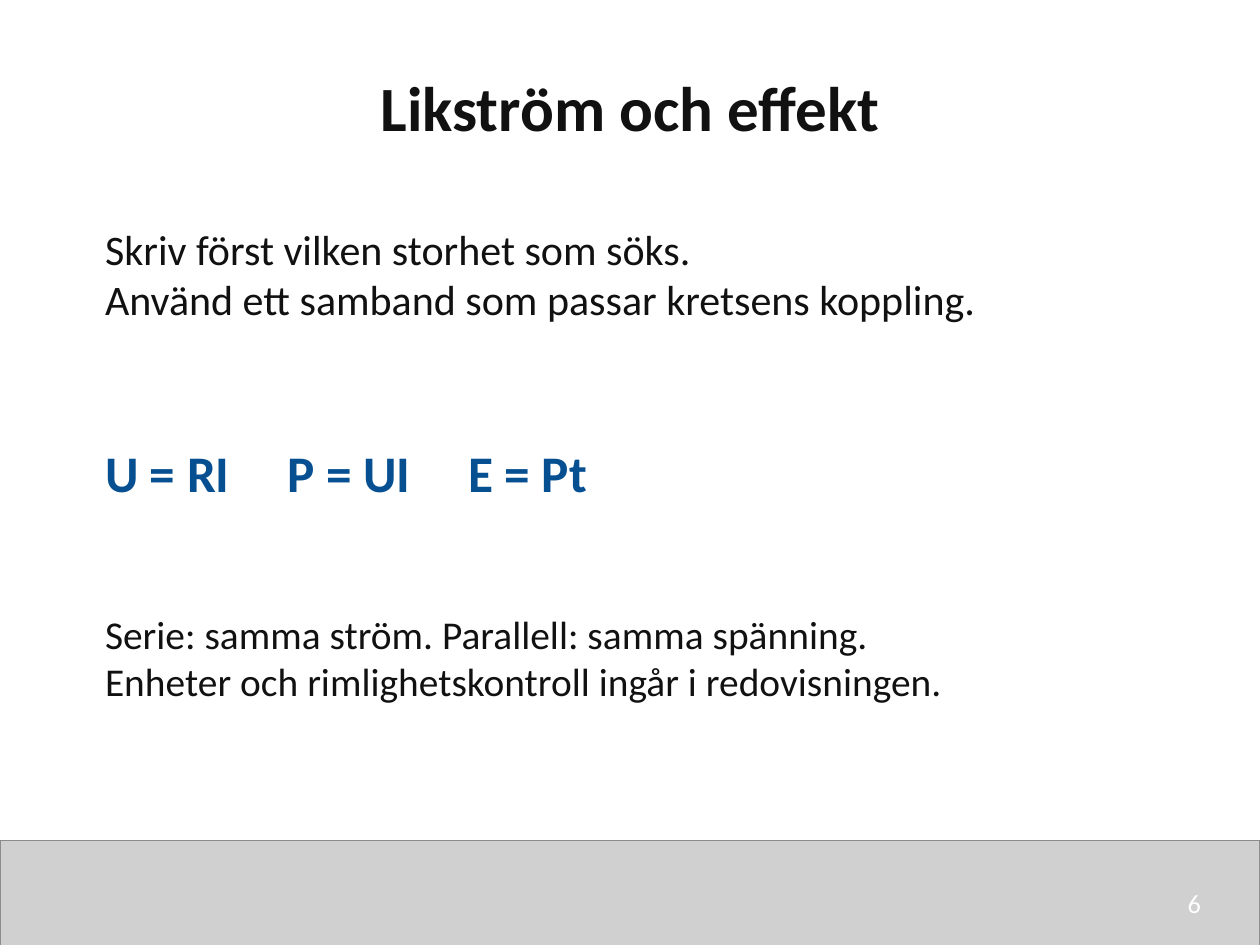
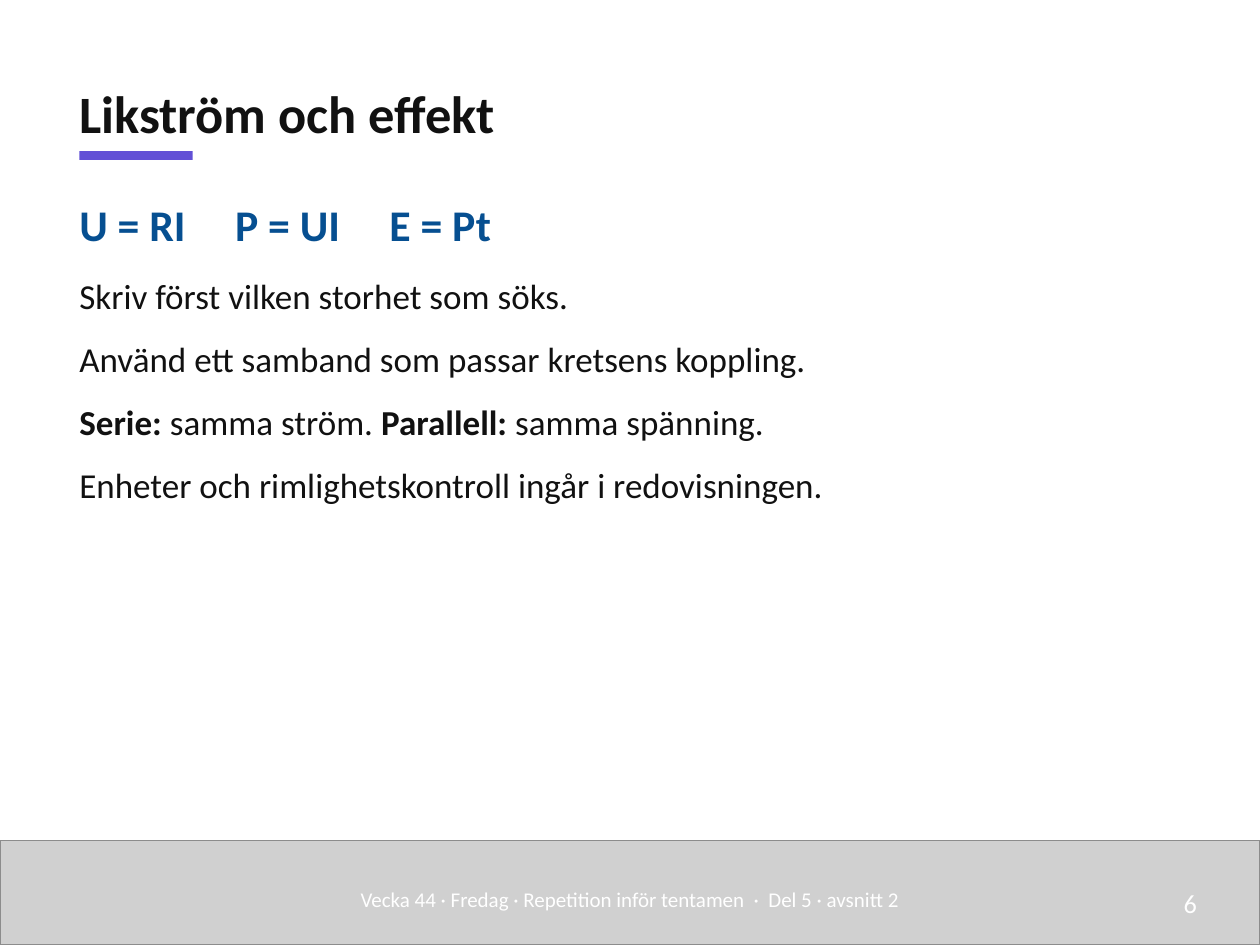
Before and after one commit to nj22az/nj22az.github.io, a slide deck: slide 6 of sjoskolan/vecka-45/aktuell/v45_03_Repetition_infor_tentamen_elev.pptx. Drawn at 1260x945 pixels with LibreOffice and Linux fonts; fonts in the diff are those of the drawing; grey boxes stand for pictures. Boxes give left, top, right and bottom in pixels: in the first picture for what was removed or moved away, otherwise in the second. Text is boxed around its words. In the diff, an @@ line names an element or a change of style, - is before the commit and + after.

```diff
--- a/sjoskolan/vecka-45/aktuell/v45_03_Repetition_infor_tentamen_elev.pptx
+++ b/sjoskolan/vecka-45/aktuell/v45_03_Repetition_infor_tentamen_elev.pptx
@@ text "Likström och effekt": place and size @@
-text "Likström och effekt" at (381,86,879,132)
+text "Likström och effekt" at (79,96,494,134)
@@ text "Likström och effekt" at (79,96,494,134): size 36 to 30 pt; alignment centre to left; line spacing 1 to 1.08; vertical alignment top to bottom @@
@@ rectangle added at (79,151,193,160), fill #6250D6 @@
@@ text "U = RI P = ...": place and size @@
-text "U = RI P = ..." at (105,235,975,323)
+text "U = RI P = ..." at (79,212,822,504)
@@ text at (79,212,491,242): paragraph added @@
+U = RI P = UI E = Pt
@@ text at (79,284,805,378): size 24 to 20 pt in "Skriv först vilken storhet som söks.", "Använd ett samband som passar kretsens koppling."; line spacing 1 to 1.08; more space between paragraphs @@
@@ text at (79,410,822,504): paragraphs added @@
+Serie: samma ström. Parallell: samma spänning.
+Enheter och rimlighetskontroll ingår i redovisningen.
@@ text removed at (105,458,587,493) @@
-U = RI P = UI E = Pt
@@ text removed at (105,621,941,703) @@
-Serie: samma ström. Parallell: samma spänning.
-Enheter och rimlighetskontroll ingår i redovisningen.
@@ text added at (361,893,899,910), 12 pt, text #FFFFFF @@
+Vecka 44 · Fredag · Repetition inför tentamen · Del 5 · avsnitt 2
@@ text "6" at (1184,896,1197,913): line spacing 1 to 1.08 @@
```
Also in this commit, not shown: 10 other slides changed, 11 slides added, 25 slides removed, 52 other files.
